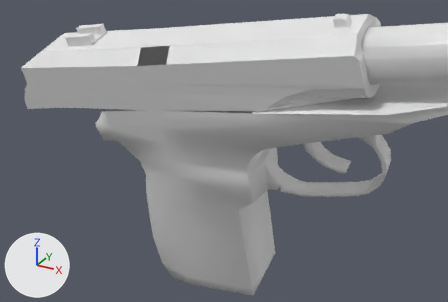
The OBJ model Vertex_Animation_Compiler/Assets/Makarov_Pistol_Reload146.obj: old version first, new version second.
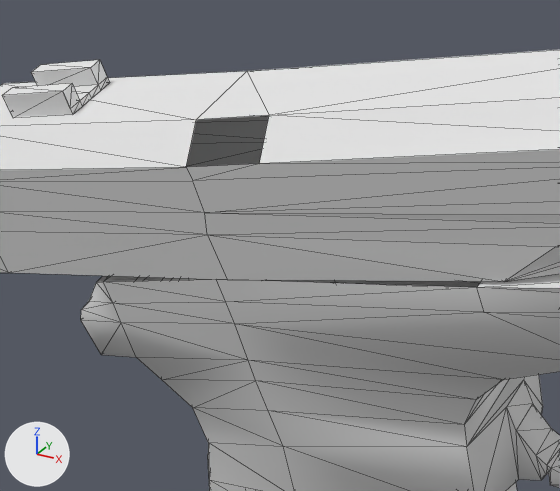
There are two pictures of each version: one from a 50 mm lens placed at (0.461, -0.3005, 0.0069), pointed at (0.3651, -0.1262, -0.0803), one close up on the part from 14% to 64% of the width and 0% to 64% of the height. Arrows for +X, +Y and +Z are at lower left; the lights stay in place. The close-ups show mesh edges as thin lines. Where no turn or scale is listed for an object, it has been applied to the vertices.

The older version as bpy lines, for what is in view:
```python
me_rest_of_the_gun_sphere = bpy.data.meshes.new('Rest_of_the_gun_Sphere')
me_rest_of_the_gun_sphere.from_pydata(...)  # 272 vertices, 519 faces; spans x 0.3105..0.4557, y -0.133..-0.0812, z -0.1591..-0.0255
# before: 164 (0.3779, -0.1087, -0.0545), 166 (0.3169, -0.1323, -0.0722) at pixel (96, 282), 175 (0.3182, -0.1323, -0.0718) at pixel (103, 281), 178 (0.3789, -0.1328, -0.0618) at pixel (476, 287), 179 (0.3387, -0.1327, -0.0677) at pixel (216, 279)
# before: 180 (0.3172, -0.1082, -0.0646), 181 (0.3377, -0.1086, -0.0604), 183 (0.3159, -0.1082, -0.0649)
me_top_slider_sphere_001 = bpy.data.meshes.new('Top_Slider_Sphere.001')
me_top_slider_sphere_001.from_pydata(...)  # 127 vertices, 227 faces; spans x 0.2775..0.4153, y -0.1379..-0.108, z -0.0779..-0.0286
ob_rest_of_the_gun_sphere = bpy.data.objects.new('Rest_of_the_gun_Sphere', me_rest_of_the_gun_sphere)
ob_rest_of_the_gun_sphere.location = (0.0, 0.0, 0.0)
ob_top_slider_sphere_001 = bpy.data.objects.new('Top_Slider_Sphere.001', me_top_slider_sphere_001)
ob_top_slider_sphere_001.location = (0.0, 0.0, 0.0)
```
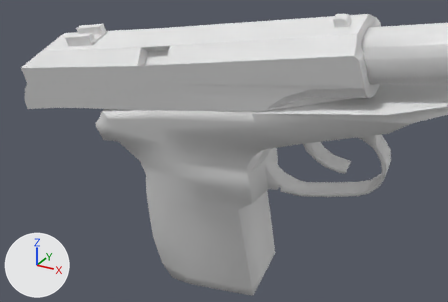
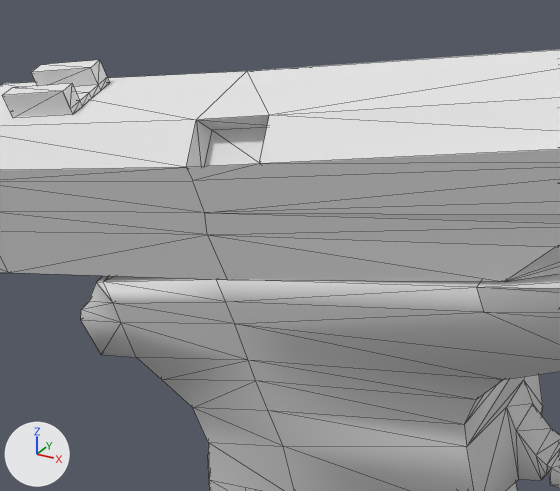
Location of each change, [x1, y1, x2, y2] in pixels of the close-ups (560 x 491 px):
part 1 of me_rest_of_the_gun_sphere, added
    after: [97, 276, 481, 288]
part 2 of me_top_slider_sphere_001, added
    after: [186, 115, 269, 167]

The change in detail:
me_rest_of_the_gun_sphere has 272 vertices, 519 faces and spans x 0.3105..0.4557, y -0.133..-0.0812, z -0.1591..-0.0255.
me_rest_of_the_gun_sphere is used by ob_rest_of_the_gun_sphere; location (0.0, 0.0, 0.0).
Verts and faces of me_rest_of_the_gun_sphere; kept vertices keep their numbers, new ones are numbered from 272.
Part 1, on me_rest_of_the_gun_sphere:
New faces: (164, 181, 179), (175, 179, 181), (166, 175, 183), (164, 179, 178), (175, 181, 180), (175, 180, 183).
me_top_slider_sphere_001 is used by ob_top_slider_sphere_001; location (0.0, 0.0, 0.0).
me_top_slider_sphere_001 had 127 vertices, 227 faces and spanned x 0.2775..0.4153, y -0.1379..-0.108, z -0.0779..-0.0286.
me_top_slider_sphere_001 now has 131 vertices, 237 faces and spans x 0.2775..0.4153, y -0.1379..-0.108, z -0.0779..-0.0286.
Part 2, on me_top_slider_sphere_001:
4 vertices are added at (0.3505, -0.1349, -0.0505), (0.3389, -0.1349, -0.0525), (0.3497, -0.131, -0.0451), (0.3381, -0.131, -0.0471).
10 new faces join them.
